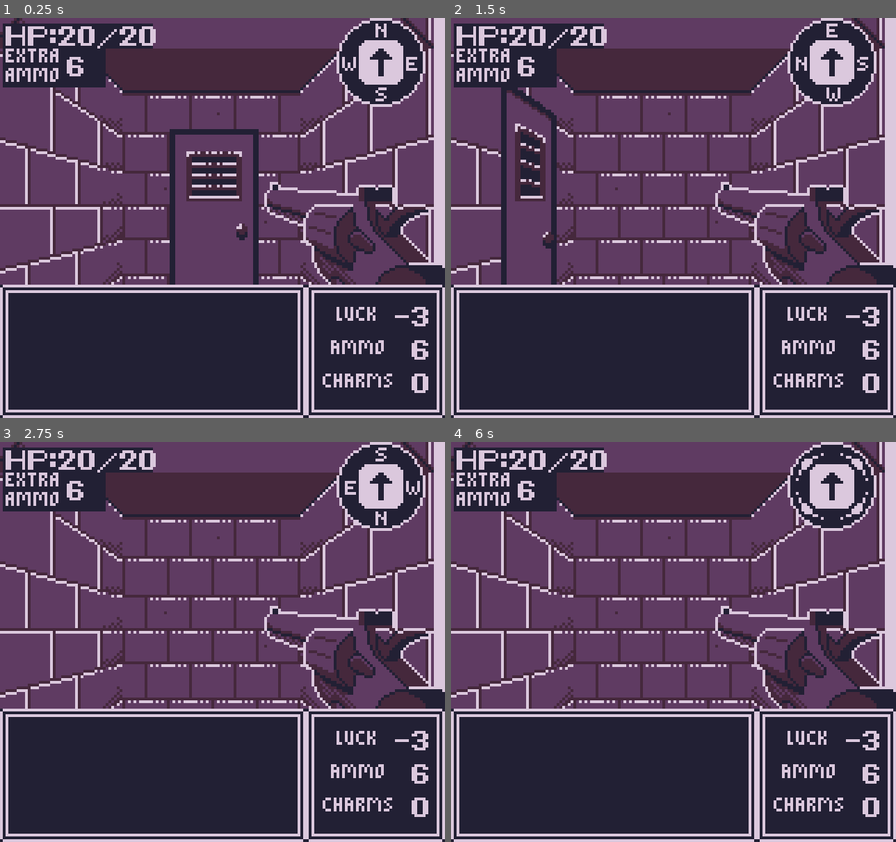
Above: before the commit, frames 1-4 (two rows, left to right).
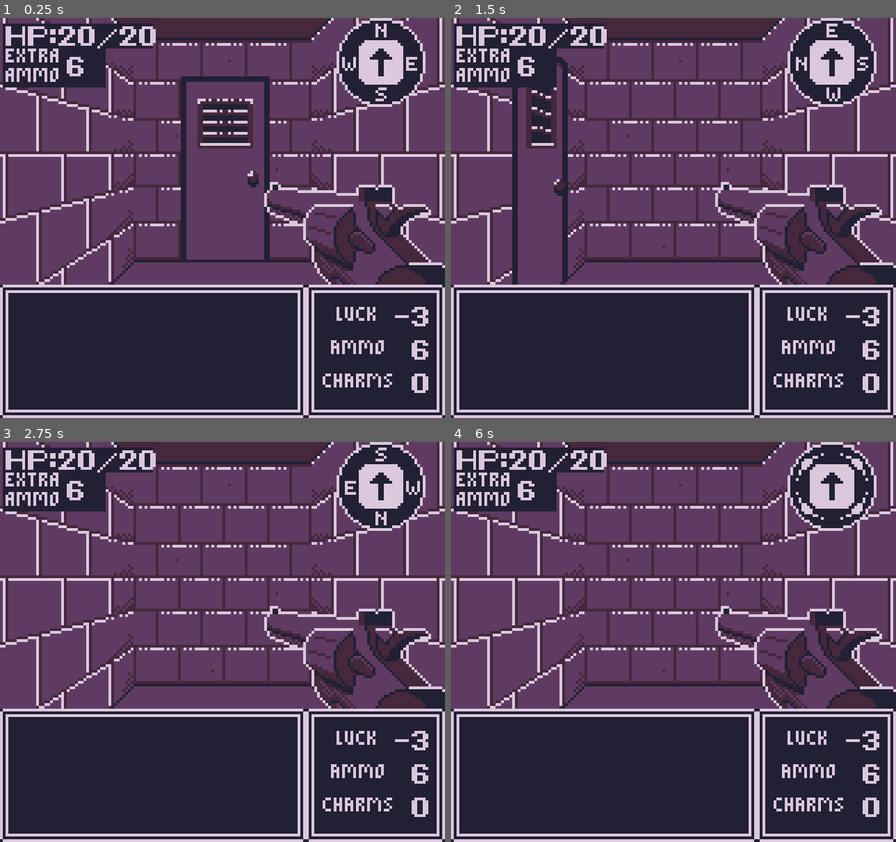
Above: after the commit, the same moments.

Repository: GartTheSkeleton/GameboyDungeon
Game: Godot game, scene res://src/Game/gameworld.tscn
Two runs of this game, one before a commit and one after it. Both use one fixed random seed, a clock stepped at 60 frames per second and the inputs below.
Inputs:
- Up to frame 1 (0.25 s): no input
- Up to frame 2 (1.5 s): tap Enter at 0.5 s; hold Right (Right) 0.53-1.28 s; tap Z (A) at 0.6 s; tap Space at 1.25 s; hold Down (Down) from 1.28 s (still down); tap X (B) at 1.35 s
- Up to frame 3 (2.75 s): tap Enter at 2 s; release Down (Down) at 2.03 s; hold Right (Right) from 2.03 s (still down); tap Z (A) at 2.1 s
- Up to frame 4 (6 s): tap Space at 2.75, 4.25 s; release Right (Right) at 2.78 s; hold Up (Up) 2.78-3.53 s; tap X (B) at 2.85, 4.35, 5.85 s; tap Enter at 3.5 s; hold Left (Left) 3.53-5.03 s; tap Z (A) at 3.6, 5.1 s; hold Down (Down) 5.03-5.78 s; hold Right (Right) from 5.78 s (still down)

The runs differ from the first frame. In frame 1, 25% of the frame differs, in the area x 0-100%, y 0-67%; in frame 2, 25%; in frame 3, 23%; in frame 4, 23%.

Commit message:
fix player start pos

Diff:
--- a/src/Game/gameworld.gd
+++ b/src/Game/gameworld.gd
@@ -171,7 +171,7 @@
 
 func create_player() -> void:
 	var map_data = get_map_data()
-	var player_start_pos: Vector2i = Vector2i(4,-19)
+	var player_start_pos: Vector2i = Vector2i.ZERO
 	player = Entity.new(player_start_pos, entity_types.player, map_data)
 	player.position = player_start_pos
 	map_data.player = player
Not shown: 1 places in src/Game/gameworld.tscn that only renumber resources
